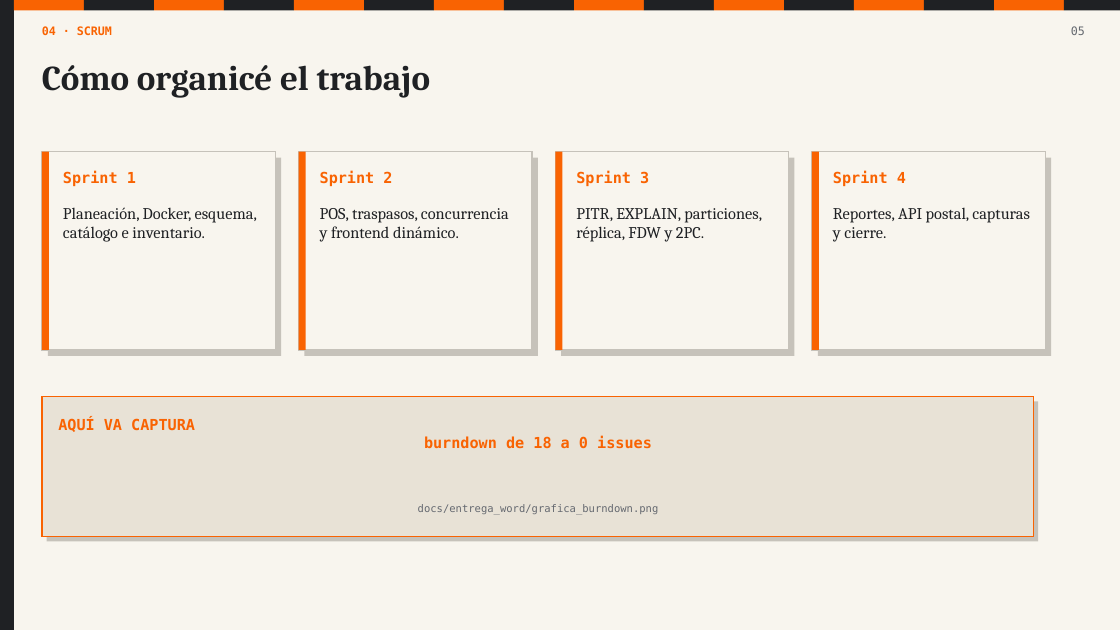
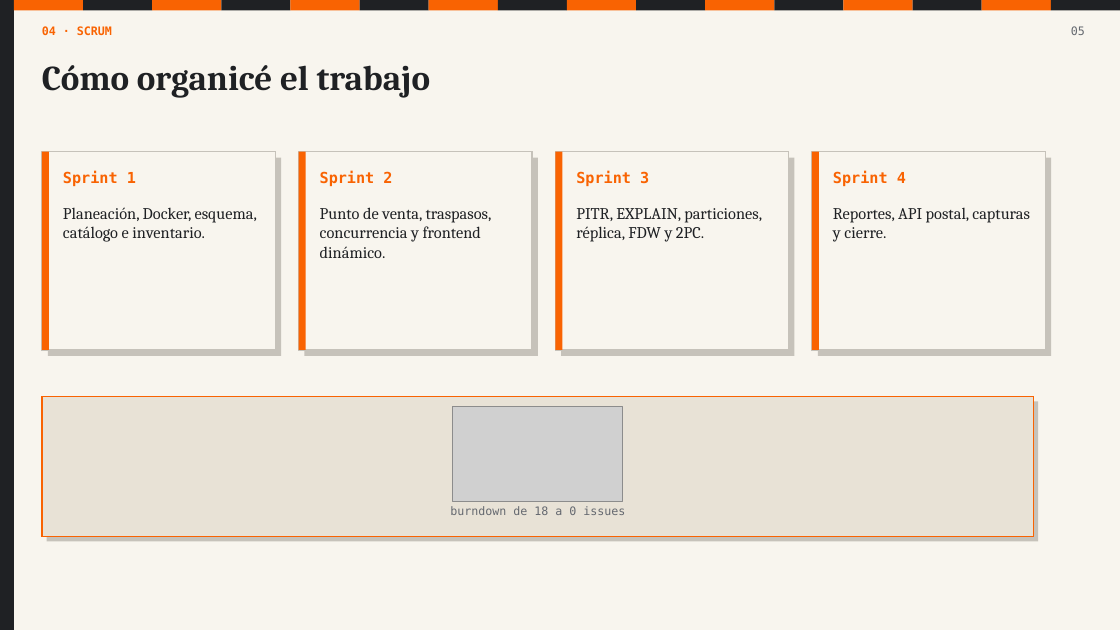
Before and after one commit to angelgael10/ferreteria-pos, a slide deck: slide 5 of docs/presentacion/Defensa_ferreteria_POS.pptx. Drawn at 1120x630 pixels with LibreOffice and Linux fonts; fonts in the diff are those of the drawing; grey boxes stand for pictures. Boxes give left, top, right and bottom in pixels: in the first picture for what was removed or moved away, otherwise in the second. Text is boxed around its words. In the diff, an @@ line names an element or a change of style, - is before the commit and + after.

Commit message:
docs: cerrar bitacora y entregable final

```diff
--- a/docs/presentacion/Defensa_ferreteria_POS.pptx
+++ b/docs/presentacion/Defensa_ferreteria_POS.pptx
@@ 5 rectangles: place and size @@
-5 rectangles at <box>294,0,644,10</box>
+5 rectangles at <box>291,0,636,10</box>
@@ 6 rectangles: place and size @@
-6 rectangles at <box>644,0,1064,10</box>
+6 rectangles at <box>636,0,1051,10</box>
@@ rectangle: place and size @@
-rectangle at <box>1065,0,1120,10</box>
+rectangle at <box>1051,0,1120,10</box>
@@ text at <box>320,207,492,258</box>: text changed @@
-POS, traspasos, concurrencia y frontend dinámico.
+Punto de venta, traspasos, concurrencia y frontend dinámico.
@@ picture added at <box>453,406,623,502</box> @@
@@ text removed at <box>418,504,659,514</box> @@
-docs/entrega_word/grafica_burndown.png
@@ text at <box>450,506,625,515</box>: text changed; size 13 to 10 pt; text colour #F96302 to #656970; bold off @@
-AQUÍ VA CAPTURA
-burndown de 18 a 0 issues
+burndown de 18 a 0 issues
```
Also in this commit, not shown: 13 other slides changed, 3 other files.
